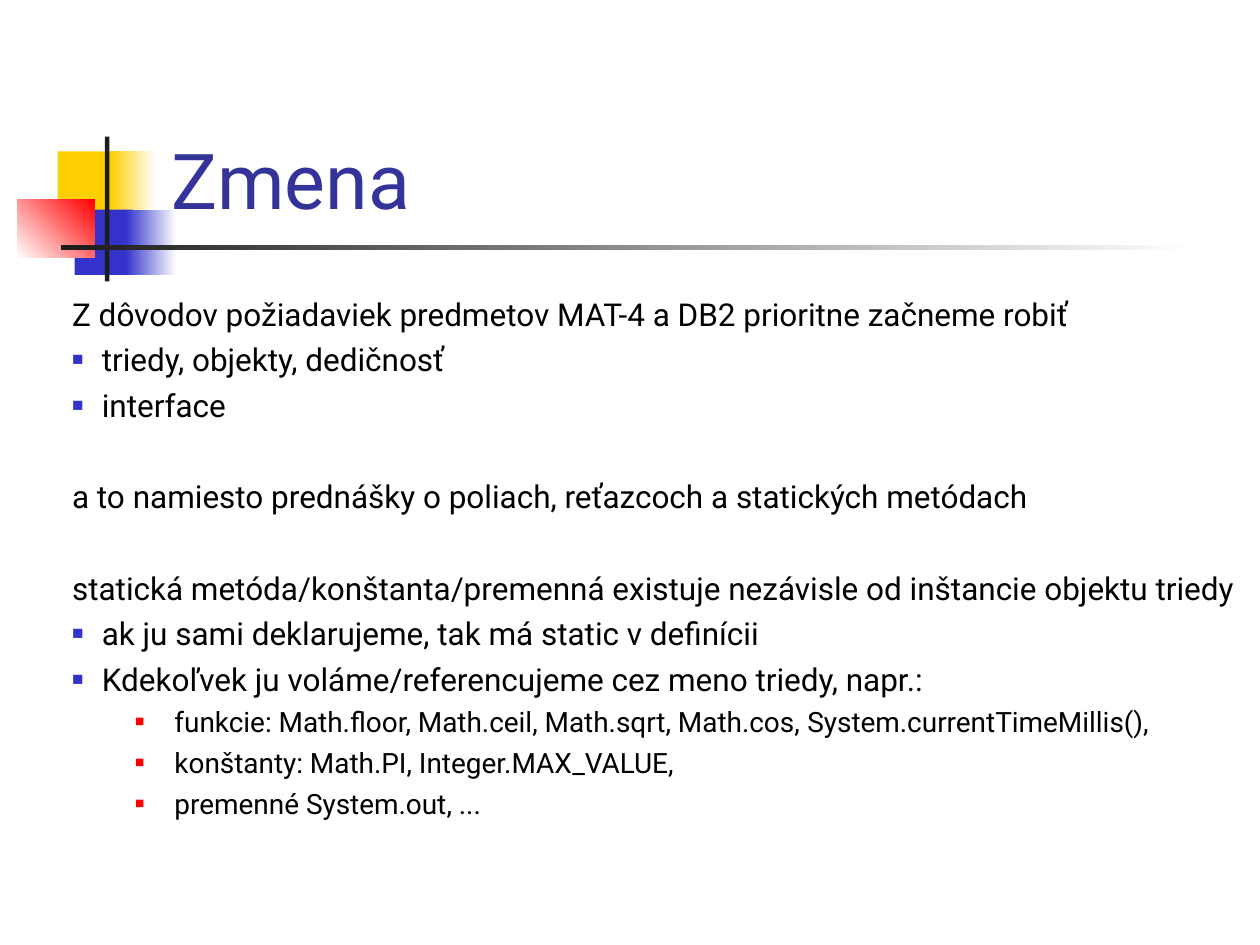
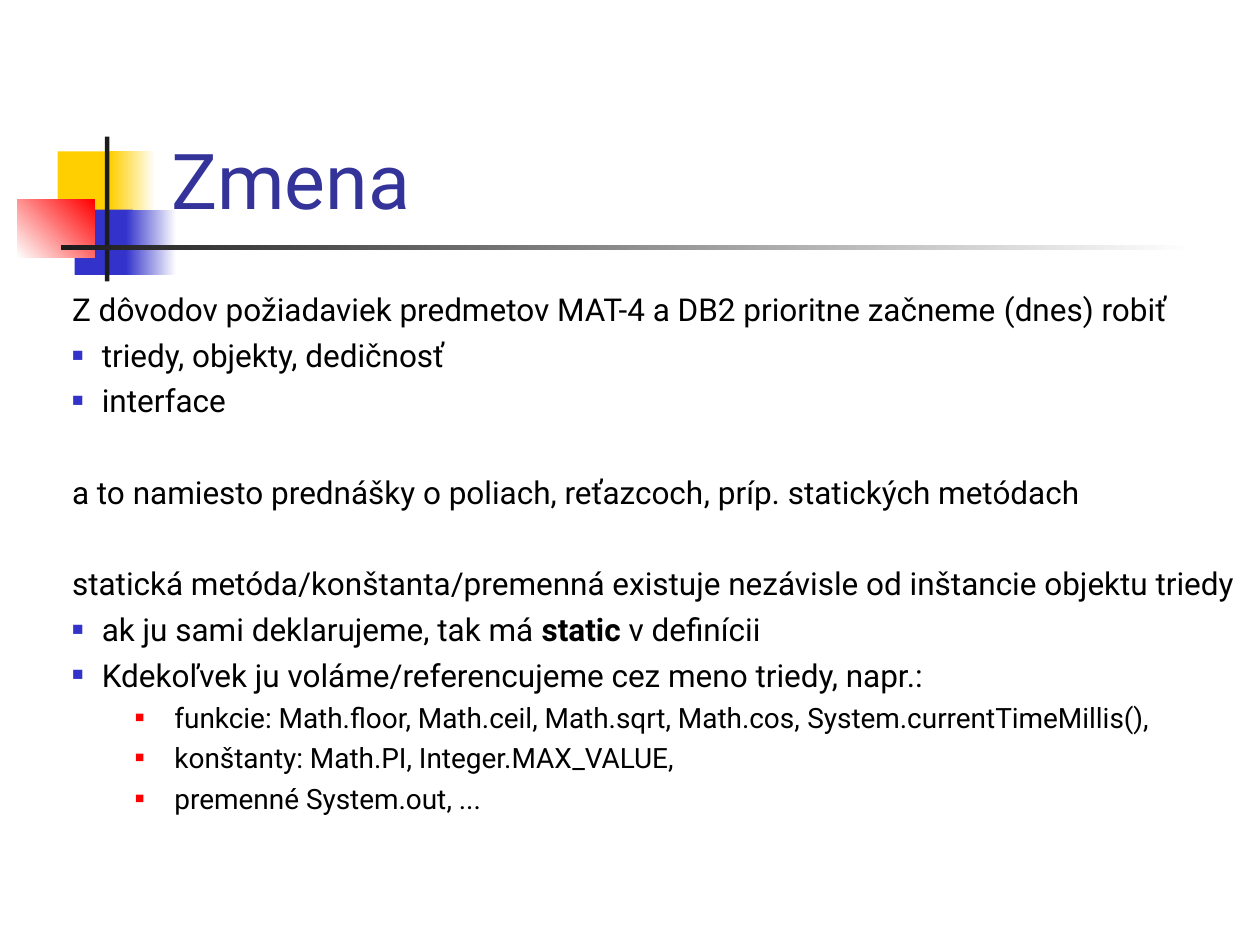
Before and after one commit to Programovanie4/Prednasky, a slide deck: slide 3 of 02/02_java.ppt (slide 2 before the commit). Drawn at 1260x945 pixels with LibreOffice and Linux fonts; fonts in the diff are those of the drawing. Boxes give left, top, right and bottom in pixels: in the first picture for what was removed or moved away, otherwise in the second. Text is boxed around its words. In the diff, an @@ line names an element or a change of style, - is before the commit and + after.

```diff
--- a/02/02_java.ppt
+++ b/02/02_java.ppt
@@ text at [72, 295, 1167, 328]: text changed @@
-Z dôvodov požiadaviek predmetov MAT-4 a DB2 prioritne začneme robiť
+Z dôvodov požiadaviek predmetov MAT-4 a DB2 prioritne začneme (dnes) robiť
@@ text at [72, 478, 1079, 511]: text changed @@
-a to namiesto prednášky o poliach, reťazcoch a statických metódach
+a to namiesto prednášky o poliach, reťazcoch, príp. statických metódach
@@ text at [102, 617, 761, 648]: bold on in "static" @@
```
Also in this commit, not shown: 9 other slides changed, 3 slides added, 1 other file.
